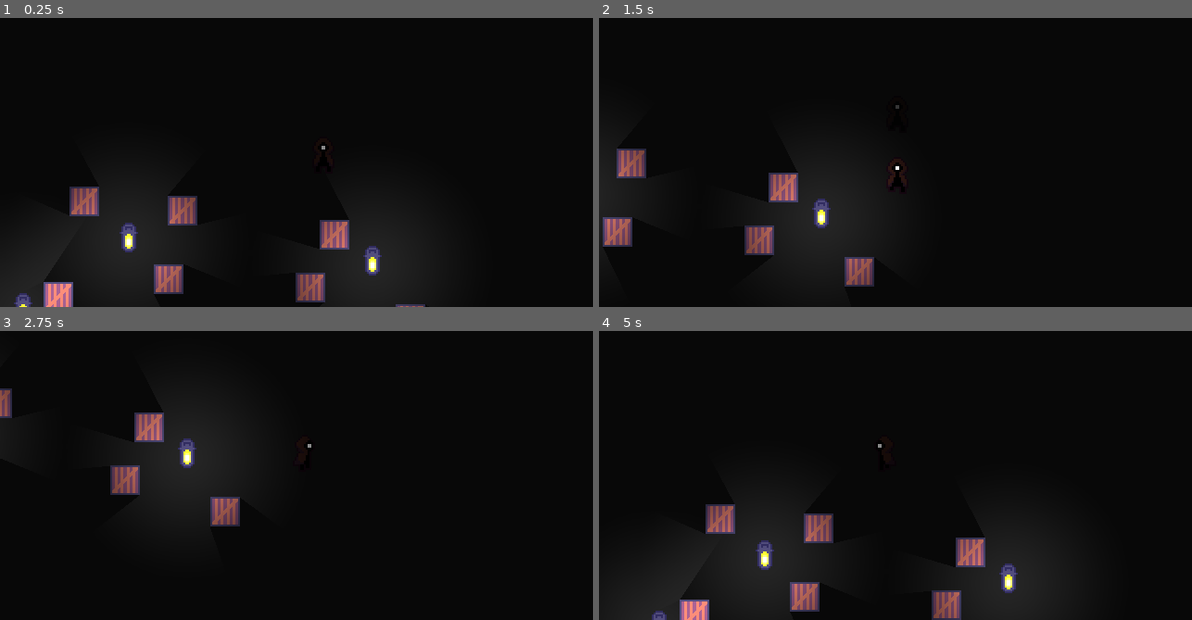
Above: before the commit, frames 1-4 (two rows, left to right).
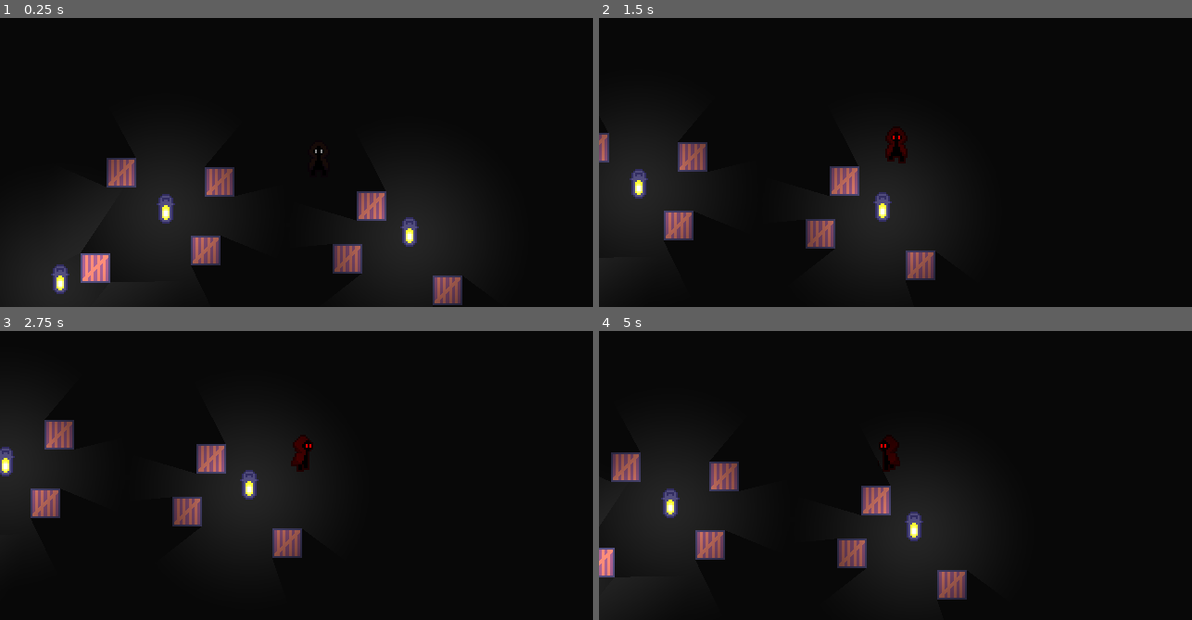
Above: after the commit, the same moments.

Repository: Pokehunter88/Snuffwick
Game: Godot game, scene res://Scenes/test_scene.tscn
Two runs of this game, one before a commit and one after it. Both use one fixed random seed, a clock stepped at 60 frames per second and the inputs below.
Inputs:
- Up to frame 1 (0.25 s): no input
- Up to frame 2 (1.5 s): hold D (move_right) 0.53-1.28 s; tap Shift (dash) at 0.6, 1.35 s; hold S (move_down) from 1.28 s (still down)
- Up to frame 3 (2.75 s): release S (move_down) at 2.03 s; hold D (move_right) from 2.03 s (still down); tap Shift (dash) at 2.1 s
- Up to frame 4 (5 s): release D (move_right) at 2.78 s; hold W (move_up) 2.78-3.53 s; tap Shift (dash) at 2.85, 3.6, 4.35 s; hold A (move_left) from 3.53 s (still down)

The runs differ from the first frame. In frame 1, 7.8% of the frame differs, in the area x 2-78%, y 44-100%; in frame 2, 6.5%; in frame 3, 6.3%; in frame 4, 11%, in the area x 0-74%, y 36-100%.

Commit message:
adjusted player sprites and added dash animations

Diff:
--- a/Scenes/test_scene.tscn
+++ b/Scenes/test_scene.tscn
@@ -323,7 +323,7 @@
 
 [node name="Player" parent="." unique_id=1043669616 instance=ExtResource("1_g7g4h")]
 z_index = 2
-position = Vector2(248, 133)
+position = Vector2(203, 168)
 
 [node name="Camera2D" type="Camera2D" parent="." unique_id=868219299 node_paths=PackedStringArray("player")]
 script = ExtResource("2_j8ivh")
--- a/scenes/player.tscn
+++ b/scenes/player.tscn
@@ -2,6 +2,7 @@
 
 [ext_resource type="Texture2D" uid="uid://cjivag0yxngar" path="res://textures/player.png" id="1_3vyb7"]
 [ext_resource type="Script" uid="uid://c3ubxpp10k6x6" path="res://scripts/player.gd" id="1_g2els"]
+[ext_resource type="Texture2D" uid="uid://ju4hhtqta4hp" path="res://textures/player_dash.png" id="2_dqkch"]
 [ext_resource type="Script" uid="uid://dd847kv7nalmk" path="res://scripts/light_manager.gd" id="3_qhqgy"]
 
 [sub_resource type="CapsuleShape2D" id="CapsuleShape2D_bcvot"]
@@ -10,6 +11,10 @@
 
 [sub_resource type="CanvasItemMaterial" id="CanvasItemMaterial_dqkch"]
 
+[sub_resource type="AtlasTexture" id="AtlasTexture_3v2ag"]
+atlas = ExtResource("2_dqkch")
+region = Rect2(0, 0, 16, 24)
+
 [sub_resource type="AtlasTexture" id="AtlasTexture_3dogw"]
 atlas = ExtResource("1_3vyb7")
 region = Rect2(0, 0, 12, 20)
@@ -26,6 +31,10 @@
 atlas = ExtResource("1_3vyb7")
 region = Rect2(36, 0, 12, 20)
 
+[sub_resource type="AtlasTexture" id="AtlasTexture_jej6c"]
+atlas = ExtResource("2_dqkch")
+region = Rect2(48, 0, 16, 24)
+
 [sub_resource type="AtlasTexture" id="AtlasTexture_50ct6"]
 atlas = ExtResource("1_3vyb7")
 region = Rect2(144, 0, 12, 20)
@@ -42,6 +51,10 @@
 atlas = ExtResource("1_3vyb7")
 region = Rect2(180, 0, 12, 20)
 
+[sub_resource type="AtlasTexture" id="AtlasTexture_f1ej7"]
+atlas = ExtResource("2_dqkch")
+region = Rect2(32, 0, 16, 24)
+
 [sub_resource type="AtlasTexture" id="AtlasTexture_ak5v8"]
 atlas = ExtResource("1_3vyb7")
 region = Rect2(96, 0, 12, 20)
@@ -61,6 +74,10 @@
 [sub_resource type="AtlasTexture" id="AtlasTexture_g2els"]
 atlas = ExtResource("1_3vyb7")
 region = Rect2(0, 0, 12, 20)
+
+[sub_resource type="AtlasTexture" id="AtlasTexture_d2wvv"]
+atlas = ExtResource("2_dqkch")
+region = Rect2(16, 0, 16, 24)
 
 [sub_resource type="AtlasTexture" id="AtlasTexture_rdbpf"]
 atlas = ExtResource("1_3vyb7")
@@ -82,6 +99,14 @@
 animations = [{
 "frames": [{
 "duration": 1.0,
+"texture": SubResource("AtlasTexture_3v2ag")
+}],
+"loop": 1,
+"name": &"down_dash",
+"speed": 5.0
+}, {
+"frames": [{
+"duration": 1.0,
 "texture": SubResource("AtlasTexture_3dogw")
 }, {
 "duration": 1.0,
@@ -104,6 +129,14 @@
 }, {
 "frames": [{
 "duration": 1.0,
+"texture": SubResource("AtlasTexture_jej6c")
+}],
+"loop": 1,
+"name": &"left_dash",
+"speed": 5.0
+}, {
+"frames": [{
+"duration": 1.0,
 "texture": SubResource("AtlasTexture_50ct6")
 }, {
 "duration": 1.0,
@@ -122,6 +155,14 @@
 }],
 "loop": 1,
 "name": &"left_walk",
+"speed": 5.0
+}, {
+"frames": [{
+"duration": 1.0,
+"texture": SubResource("AtlasTexture_f1ej7")
+}],
+"loop": 1,
+"name": &"right_dash",
 "speed": 5.0
 }, {
 "frames": [{
@@ -161,6 +202,14 @@
 "loop": 1,
 "name": &"turn_right",
 "speed": 10.0
+}, {
+"frames": [{
+"duration": 1.0,
+"texture": SubResource("AtlasTexture_d2wvv")
+}],
+"loop": 1,
+"name": &"up_dash",
+"speed": 5.0
 }, {
 "frames": [{
 "duration": 1.0,
@@ -196,7 +245,7 @@
 material = SubResource("CanvasItemMaterial_dqkch")
 scale = Vector2(2, 2)
 sprite_frames = SubResource("SpriteFrames_g2els")
-animation = &"turn_left"
+animation = &"down_idle"
 
 [node name="LightManager" type="Node2D" parent="." unique_id=487235123]
 script = ExtResource("3_qhqgy")
--- a/scripts/player.gd
+++ b/scripts/player.gd
@@ -64,6 +64,8 @@
 
 		get_tree().current_scene.add_child(after_image)
 
+		_dash_animation()
+
 	if dash_time > 0:
 		velocity = dash_direction * dash_speed
 		dash_time -= delta
@@ -74,16 +76,26 @@
 				_on_light_manager_player_in_dark()
 			velocity = speed * move_dir.normalized()
 			dash_cooldown_time = dash_cooldown_length
+	else:
+		_turn_animation(false)
 
 	if dash_cooldown_time > 0:
 		dash_cooldown_time -= delta
 
 	move_and_slide()
 
-	_turn_animation(false)
-
 	if move_dir != Vector2.ZERO:
 		old_move_dir = move_dir
+
+func _dash_animation():
+	if player_sprite.animation.contains("right"):
+		player_sprite.play("right_dash")
+	if player_sprite.animation.contains("left"):
+		player_sprite.play("left_dash")
+	if player_sprite.animation.contains("down"):
+		player_sprite.play("down_dash")
+	if player_sprite.animation.contains("up"):
+		player_sprite.play("up_dash")
 
 func _turn_animation(turn: bool):
 	if velocity != Vector2.ZERO:
Binary file changed: assets/player.aseprite
Binary file added: assets/player_dash.aseprite
Binary file changed: textures/player.png
Binary file added: textures/player_dash.png
Not shown, added: textures/player_dash.png.import
